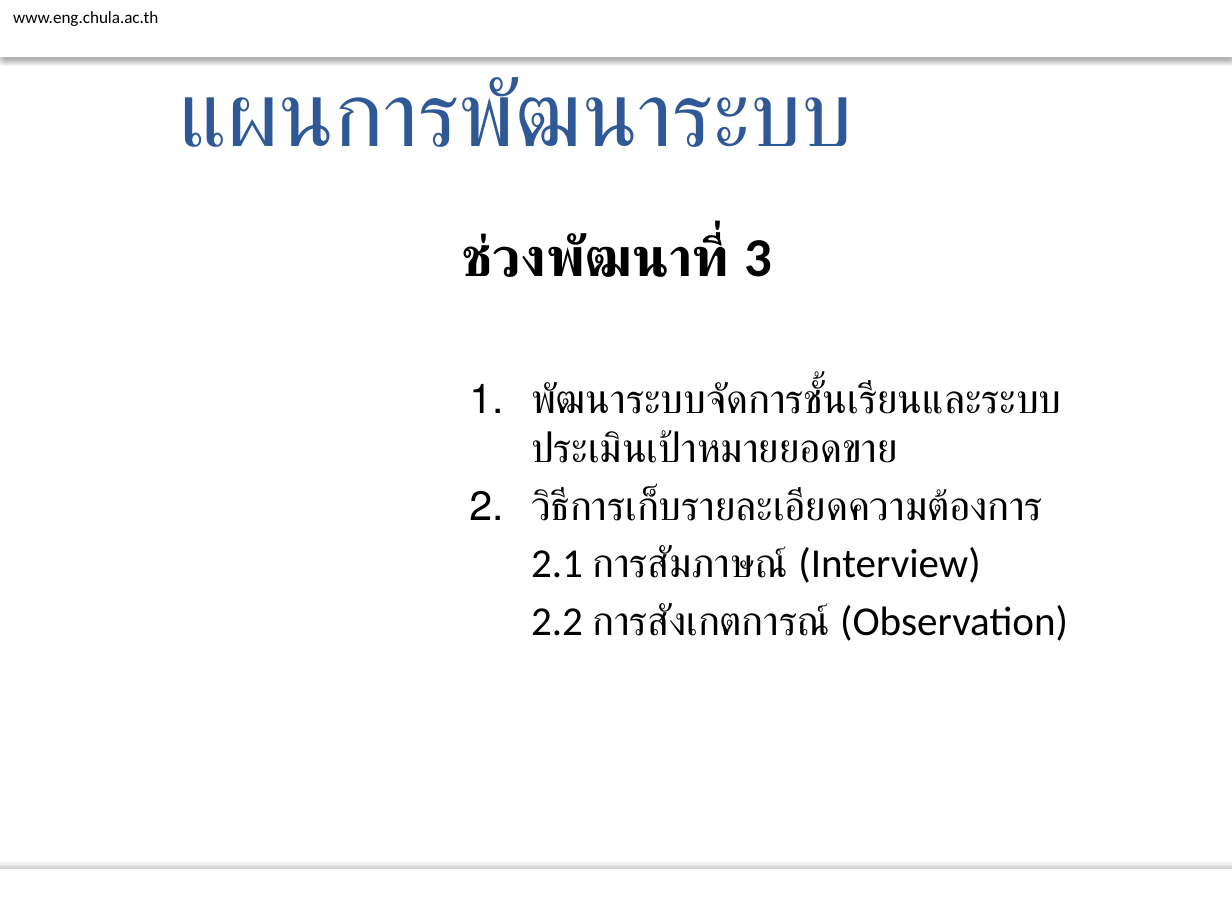
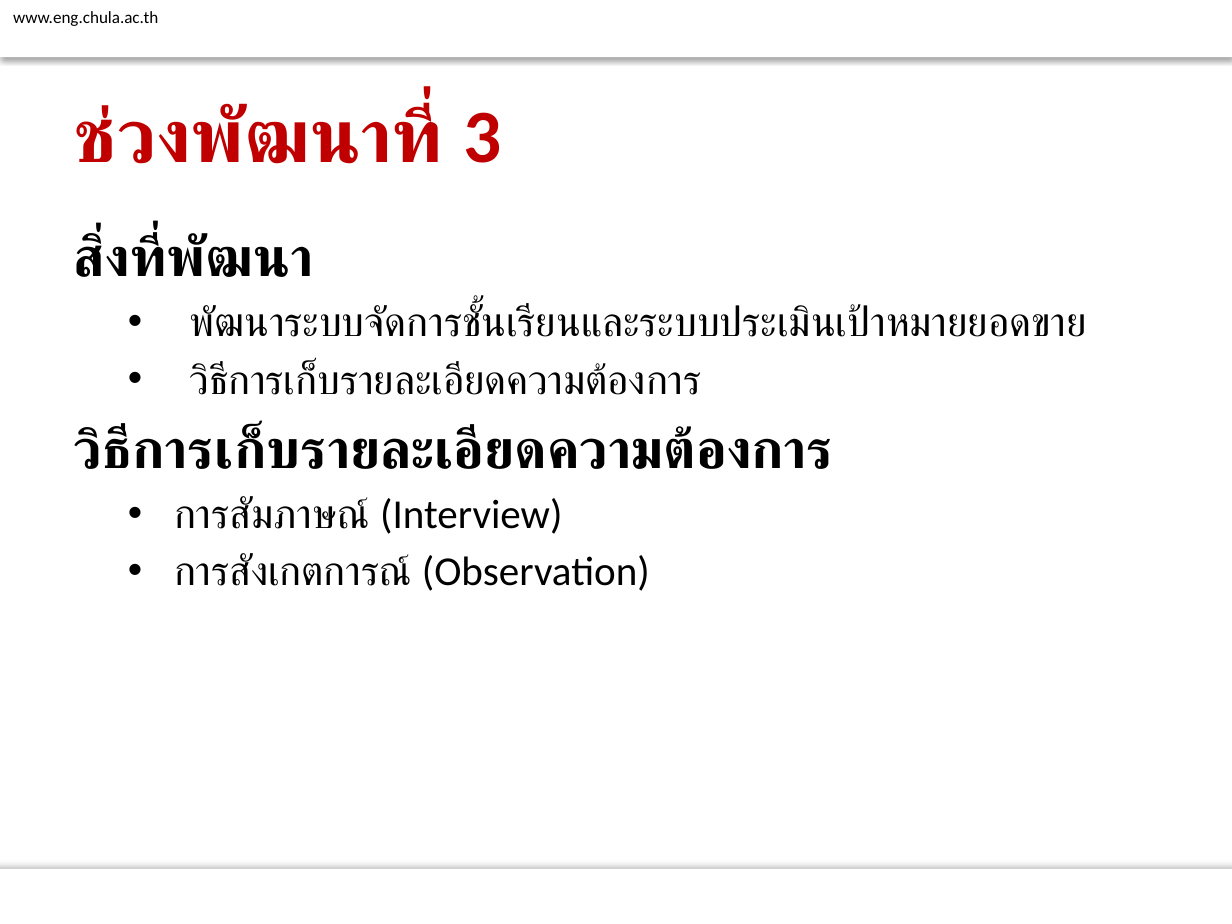
Before and after one commit to atadeesom/BubbleBeeDoc, a slide deck: slide 29 of Proposal/Final/Presentation R1.pptx (slide 23 before the commit). Drawn at 1232x924 pixels with LibreOffice and Linux fonts; fonts in the diff are those of the drawing; background and template pictures are left out. Boxes give left, top, right and bottom in pixels: in the first picture for what was removed or moved away, otherwise in the second. Text is boxed around its words. In the diff, an @@ line names an element or a change of style, - is before the commit and + after.

```diff
--- a/Proposal/Final/Presentation R1.pptx
+++ b/Proposal/Final/Presentation R1.pptx
@@ text removed at (179,77,853,147) @@
-แผนการพัฒนาระบบ
@@ title added at (74,104,502,164), 44 pt, text #C00000, bold @@
+ช่วงพัฒนาที่ 3
@@ text "สิ่งที่พัฒนา": place and size @@
-text "สิ่งที่พัฒนา" at (461,233,1068,641)
+text "สิ่งที่พัฒนา" at (74,233,1086,591)
@@ text at (74,233,314,277): text changed @@
-ช่วงพัฒนาที่ 3
+สิ่งที่พัฒนา
@@ text at (189,304,1086,395): bullet 1. to • @@
@@ text at (74,425,834,591): text changed @@
-  2.1 การสัมภาษณ์ (Interview)
-  2.2 การสังเกตการณ์ (Observation)
+วิธีการเก็บรายละเอียดความต้องการ
+  • การสัมภาษณ์ (Interview)
+  • การสังเกตการณ์ (Observation)
```
Also in this commit, not shown: 19 other slides changed, 12 slides added, 6 slides removed.
